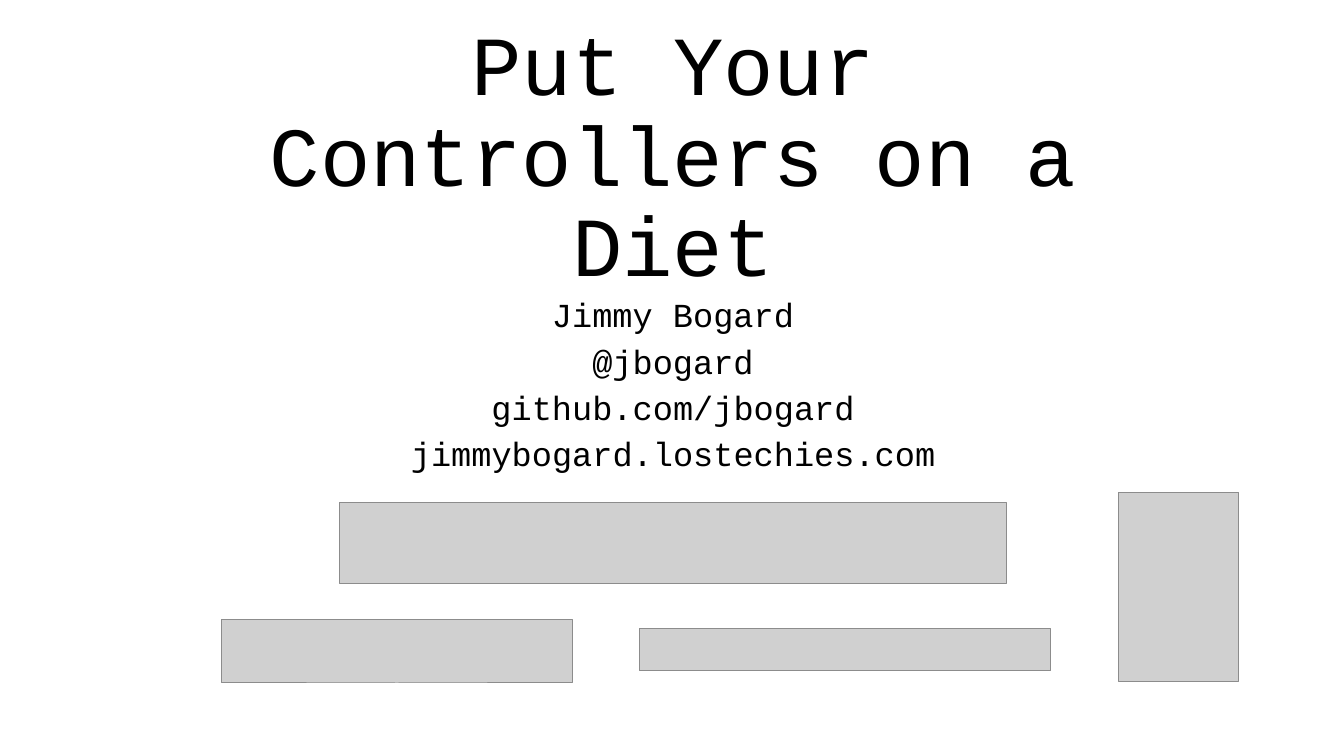
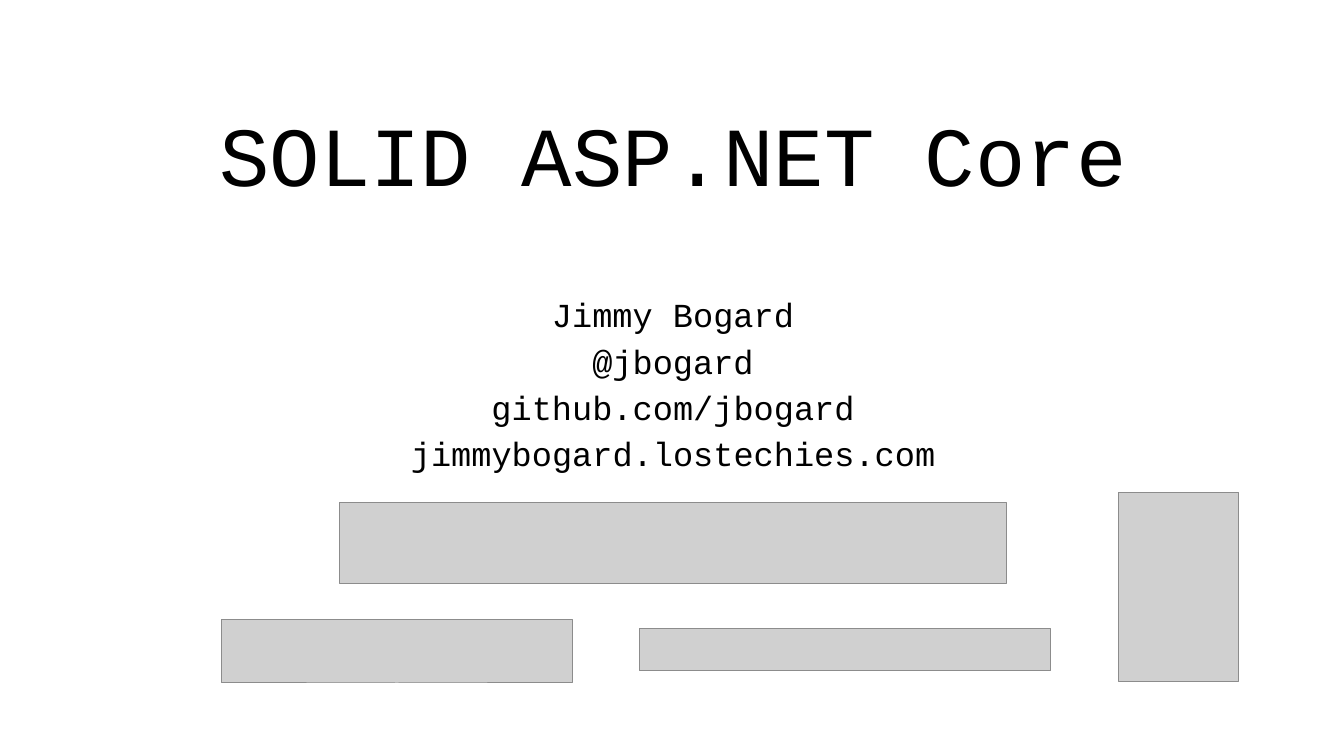
Before and after one commit to jbogard/presentations, a slide deck: slide 1 of SolidASPNETCore/SolidASPNETCore.pptx. Drawn at 1344x756 pixels with LibreOffice and Linux fonts; fonts in the diff are those of the drawing; grey boxes stand for pictures. Boxes give left, top, right and bottom in pixels: in the first picture for what was removed or moved away, otherwise in the second. Text is boxed around its words. In the diff, an @@ line names an element or a change of style, - is before the commit and + after.

Commit message:
Solid Aspnet core

```diff
--- a/SolidASPNETCore/SolidASPNETCore.pptx
+++ b/SolidASPNETCore/SolidASPNETCore.pptx
@@ title at [219, 129, 1127, 187]: text changed @@
-Put Your Controllers on a Diet
+SOLID ASP.NET Core
```
Also in this commit, not shown: 4 other files.
